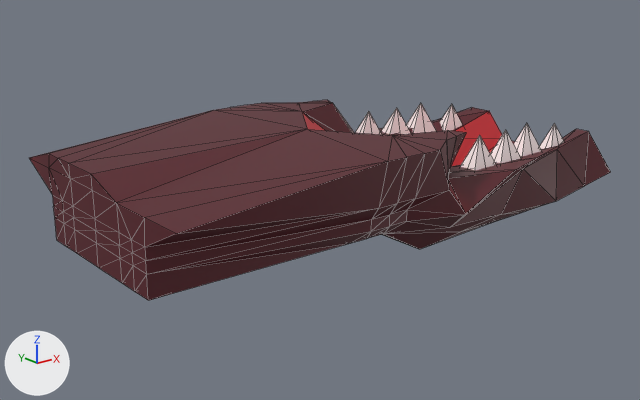
Before and after pictures for a commit that changed the OBJ model Resources/Models/bossLowerJaw/bossLowerJaw.obj.
Both versions are drawn from a camera (50 mm lens) standing at (-6.15, -7.59, 2.18) and looking at (0.13, 0.26, -0.95). Every picture has the same lights, and +X, +Y and +Z are marked at lower left. Mesh edges are drawn as thin lines. Where no turn or scale is listed for an object, it has been applied to the vertices.

Names of what the first picture shows: 'sita_立方体.002'.
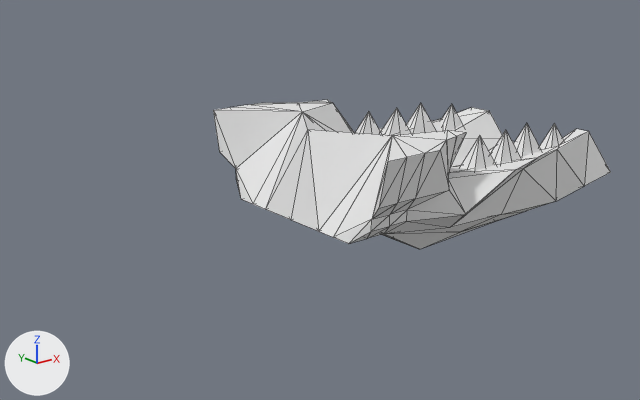
The change, as JSON lines over the scene's bpy script:
```json
{"op": "add", "block": "mat_material_001", "code": ["mat_material_001 = principled_material('Material.001')", "mat_material_001.base_color = (0.8, 0.8, 0.8)  # white #e7e7e7", "mat_material_001.roughness = 1.0"]}
{"block": "me_sita_立方体_002", "where": "# used by ob_sita_立方体_002; location = (0.0, 0.0, 0.0)"}
{"op": "remove", "block": "me_sita_立方体_002", "code": "me_sita_立方体_002.from_pydata(...)  # 244 vertices, 452 faces; spans x -2.82..3.9, y -1.57..1.57, z -1.57..0.0"}
{"op": "add", "block": "me_sita_立方体_002", "code": "me_sita_立方体_002.from_pydata(...)  # 205 vertices, 374 faces; spans x -0.5..3.9, y -1.57..1.57, z -1.57..0.0"}
{"block": "me_sita_立方体_002", "change": "me_sita_立方体_002 part 1"}
{"block": "me_sita_立方体_002", "change": "39 vertices are removed from x -2.82, y -1.56..1.56, z -1.0..-0.06"}
{"block": "me_sita_立方体_002", "change": "98 faces are deleted"}
{"block": "me_sita_立方体_002", "change": "20 new faces join them"}
{"block": "me_sita_立方体_002", "change": "me_sita_立方体_002 part 2: 354 faces spanning x -0.5..3.9, y -1.57..1.57, z -1.57..0.0 switch from mat_material_006 (picture img_boss_png) to mat_material_001 (white #e7e7e7)"}
```

Boxes [x1, y1, x2, y2] around the edits, measured in the pictures (640 x 400 px):
```json
{"object": "sita_立方体.002", "change": "reshaped", "before": [29, 100, 611, 300], "after": [213, 100, 611, 249], "on screen": "32% narrower, 25% shorter"}
{"part": 1, "of": "me_sita_立方体_002", "change": "cut back", "before": [29, 103, 446, 300], "after": [213, 103, 446, 244]}
{"part": 2, "of": "me_sita_立方体_002", "change": "recoloured", "before": [302, 103, 611, 249], "after": [302, 103, 611, 249], "on screen": "brown to grey"}
```
